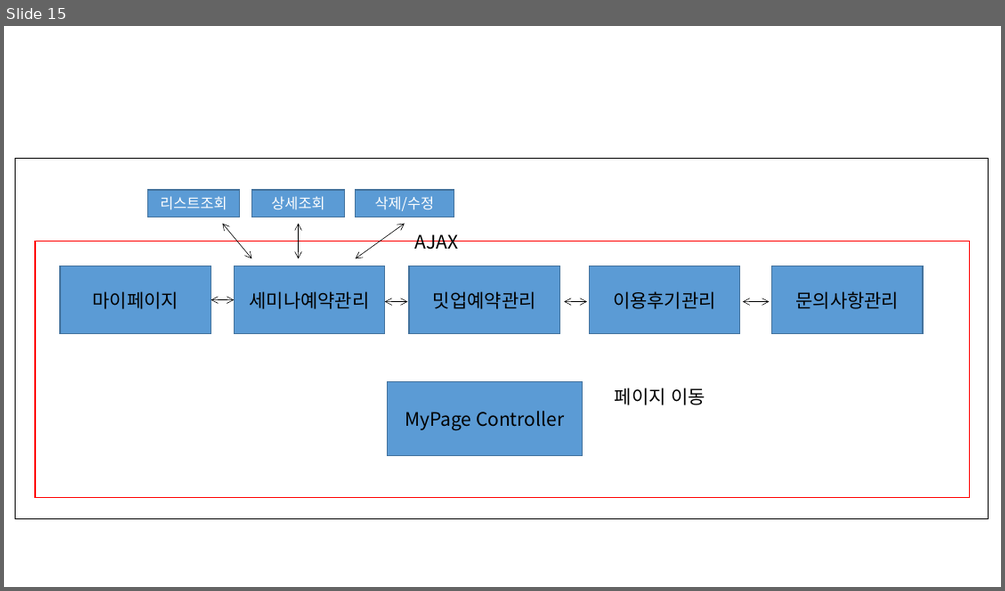
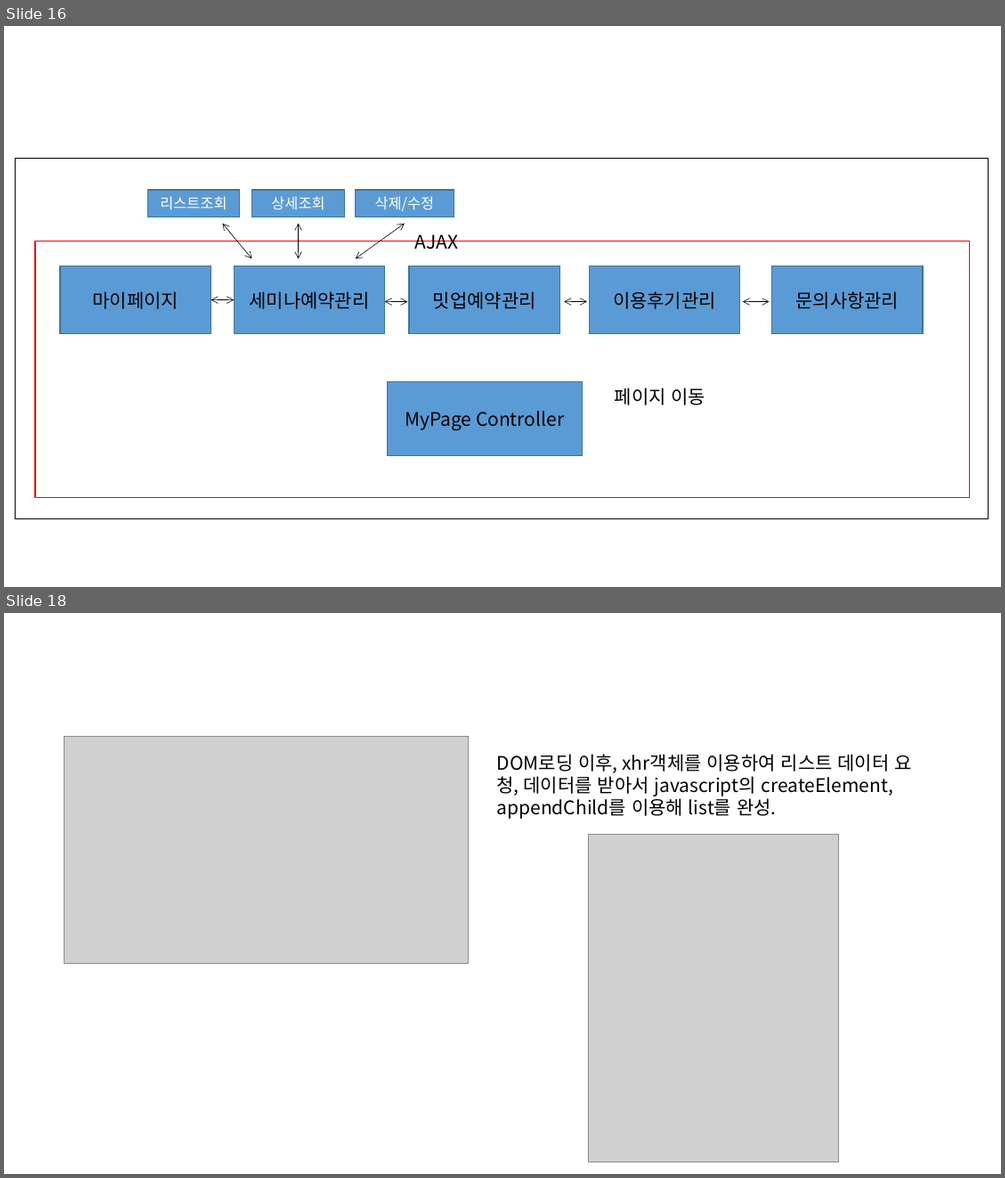
Before and after one commit to ezenteam2/e-Zone, a slide deck: 0 발표용 파워포인트/0417 3차발표/0417 project05 - 파워포인트 - 형준.pptx. Shown one above the other, each under a label of ours: slide 15 before the commit, slides 16 and 18 after it; the slides between them are not shown. The pictures are 1005x591 and 1005x1178 pixels, drawn with LibreOffice and Linux fonts; fonts in the diff are those of the drawing; grey boxes stand for pictures. Boxes give left, top, right and bottom in pixels: in the first picture for what was removed or moved away, otherwise in the second. Text is boxed around its words. In the diff, an @@ line names an element or a change of style, - is before the commit and + after.

```diff
--- a/0 발표용 파워포인트/0417 3차발표/0417 project05 - 파워포인트 - 형준.pptx
+++ b/0 발표용 파워포인트/0417 3차발표/0417 project05 - 파워포인트 - 형준.pptx
@@ slide 18 added at (x1=4, y1=613, x2=1001, y2=1174), background #FFFFFF @@
@@ picture added at (x1=65, y1=737, x2=469, y2=964) @@
@@ text added at (x1=497, y1=754, x2=911, y2=819), 18 pt, text #000000 @@
+DOM로딩 이후, xhr객체를 이용하여 리스트 데이터 요청, 데이터를 받아서 javascript의 createElement, appendChild를 이용해 list를 완성.
@@ picture added at (x1=588, y1=835, x2=839, y2=1161) @@
@@ what was slide 15 is now slide 16 @@
```
Also in this commit, not shown: 9 other slides added, 2 other files.
